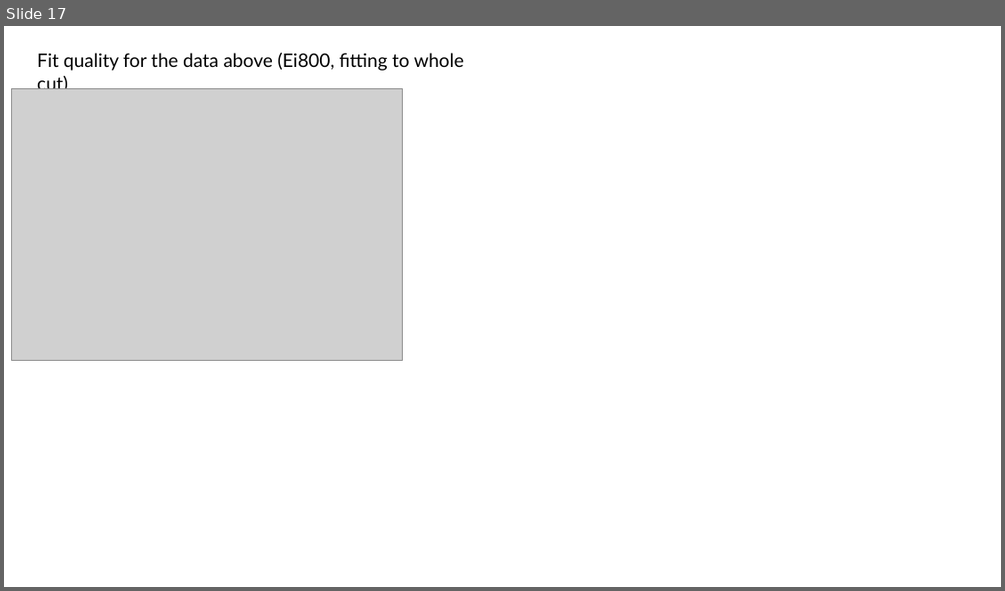
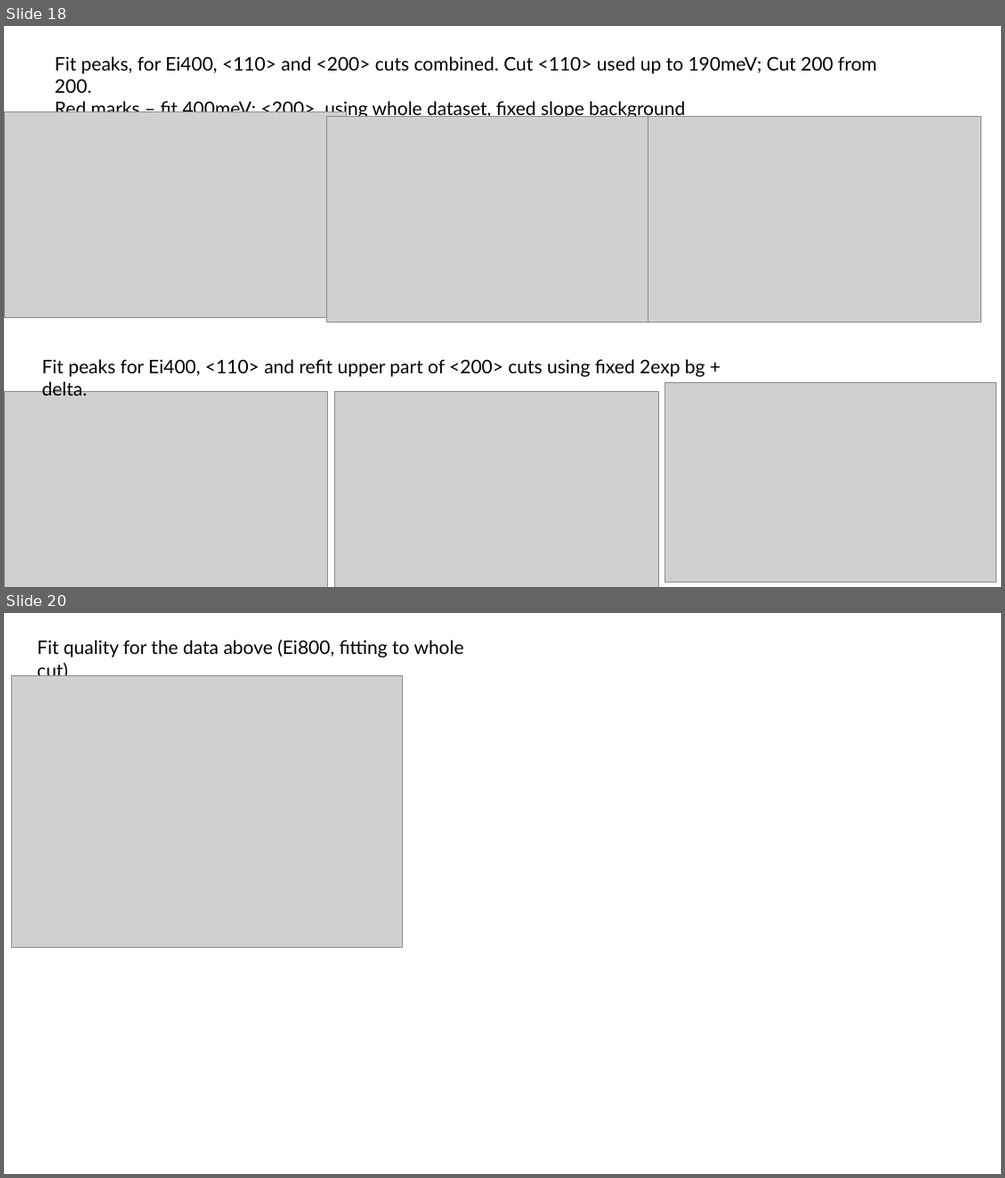
Before and after one commit to abuts/Fe, a slide deck: Data/DFT2025/TheoryExperComparison.pptx. Shown one above the other, each under a label of ours: slide 17 before the commit, slides 18 and 20 after it; the slides between them are not shown. The pictures are 1005x591 and 1005x1178 pixels, drawn with LibreOffice and Linux fonts; fonts in the diff are those of the drawing; grey boxes stand for pictures. Boxes give left, top, right and bottom in pixels: in the first picture for what was removed or moved away, otherwise in the second. Text is boxed around its words. In the diff, an @@ line names an element or a change of style, - is before the commit and + after.

```diff
--- a/Data/DFT2025/TheoryExperComparison.pptx
+++ b/Data/DFT2025/TheoryExperComparison.pptx
@@ slide 18 added at (x1=4, y1=26, x2=1001, y2=587), background #FFFFFF @@
@@ text added at (x1=55, y1=56, x2=877, y2=119), 18 pt, text #000000 @@
+Fit peaks, for Ei400, <110> and <200> cuts combined. Cut <110> used up to 190meV; Cut 200 from 200.
+Red marks – fit 400meV; <200> using whole dataset, fixed slope background
@@ picture added at (x1=4, y1=112, x2=347, y2=319) @@
@@ picture added at (x1=327, y1=117, x2=658, y2=323) @@
@@ picture added at (x1=647, y1=117, x2=980, y2=323) @@
@@ text added at (x1=42, y1=359, x2=705, y2=377), 18 pt, text #000000 @@
+Fit peaks for Ei400, <110> and refit upper part of <200> cuts using fixed 2exp bg + delta.
@@ picture added at (x1=4, y1=392, x2=328, y2=587) @@
@@ picture added at (x1=334, y1=392, x2=658, y2=587) @@
@@ picture added at (x1=665, y1=382, x2=996, y2=581) @@
@@ what was slide 17 is now slide 20 @@
```
Also in this commit, not shown: 2 slides changed, 2 other slides added, 23 other files.
